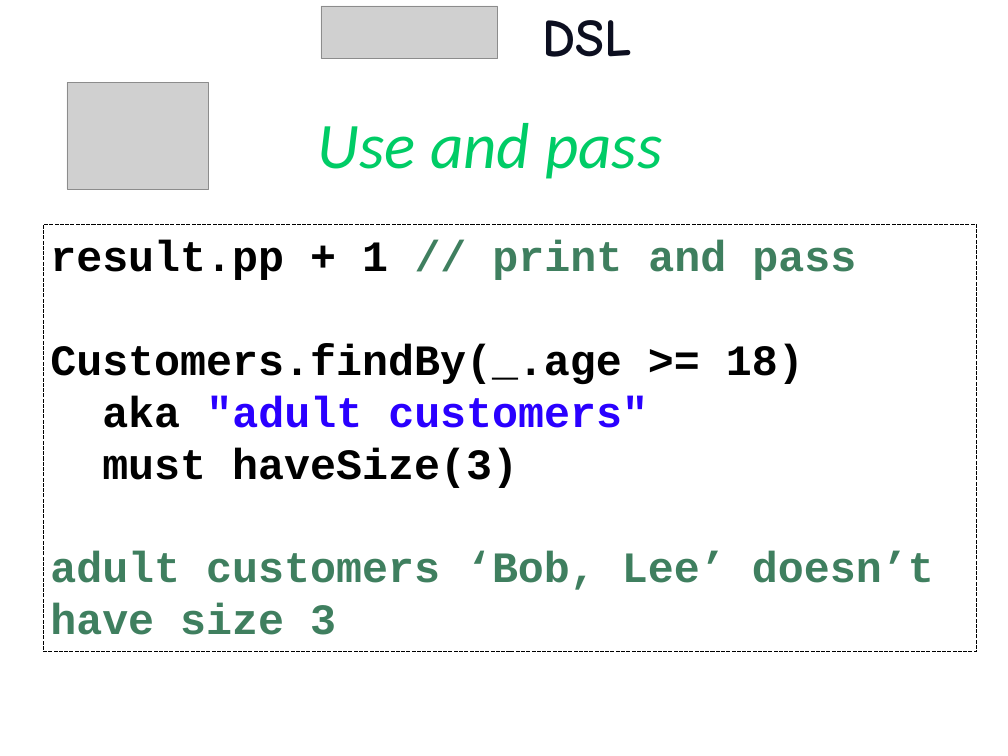
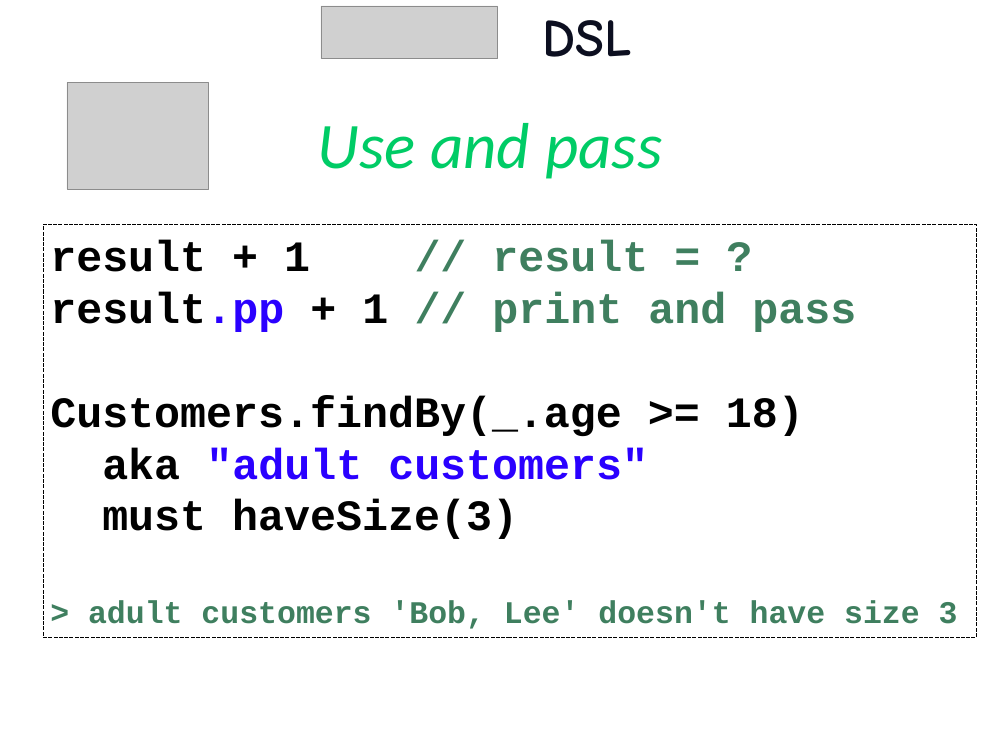
Before and after one commit to etorreborre/oscon-2010, a slide deck: slide 35 of src/main/resources/oscon_2010_specs.pptx. Drawn at 1008x756 pixels with LibreOffice and Linux fonts; fonts in the diff are those of the drawing; grey boxes stand for pictures; background and template pictures are left out. Boxes give left, top, right and bottom in pixels: in the first picture for what was removed or moved away, otherwise in the second. Text is boxed around its words. In the diff, an @@ line names an element or a change of style, - is before the commit and + after.

```diff
--- a/src/main/resources/oscon_2010_specs.pptx
+++ b/src/main/resources/oscon_2010_specs.pptx
@@ rectangle "result + 1 // result ...": place and size @@
-rectangle "result + 1 // result ..." at bbox=[43, 225, 977, 651]
+rectangle "result + 1 // result ..." at bbox=[43, 225, 977, 637]
@@ text in rectangle at bbox=[50, 239, 648, 272]: paragraph added @@
+result + 1 // result = ?
@@ text in rectangle at bbox=[50, 291, 856, 332]: text colour #000000 to #2A00FF in "result.pp" @@
@@ text in rectangle at bbox=[88, 600, 958, 629]: text changed; size 44 to 32 pt @@
-adult customers ‘Bob, Lee’ doesn’t have size 3
+> adult customers 'Bob, Lee' doesn't have size 3
```
Also in this commit, not shown: 13 other slides changed, 1 slide added.
